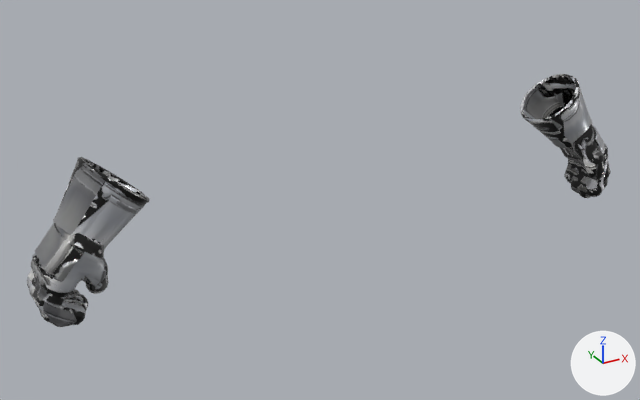
Renders of the glTF model game/assets/armor/templar_crusader_hands_male.gltf from each side of a commit.
Rendered twice from a 50 mm camera at (-0.925, -1.496, 1.748) aimed at (-0.085, 0.032, 0.984). Every picture has the same lights, and +X, +Y and +Z are marked at lower right. The first picture is the older version. Vertices at exactly the same position are counted once.

Names of what the first picture shows: 'templar_crusader_hands_male'.
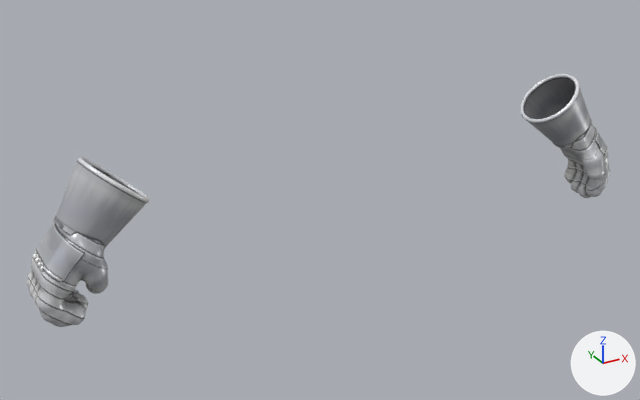
Boxes [x1, y1, x2, y2] around the edits, measured in the pictures (640 x 400 px; the box of a moved part takes in the faces that stretch with it):
```json
{"part": 1, "of": "me_gauntlet_l", "change": "moved or reshaped", "before": [31, 158, 91, 327], "after": [31, 158, 91, 327]}
{"part": 2, "of": "me_gauntlet_l", "change": "moved or reshaped", "before": [559, 89, 607, 185], "after": [559, 89, 607, 185]}
{"part": 3, "of": "me_gauntlet_l", "change": "surface changed", "before": [27, 74, 611, 327], "after": [27, 74, 611, 327]}
```

Edits to the scene script, one JSON object a line:
```json
{"block": "me_gauntlet_l", "where": "# used by ob_templar_crusader_hands_male; location = (0.0, 0.0, 0.0)"}
{"op": "remove", "block": "me_gauntlet_l", "code": "me_gauntlet_l.from_pydata(...)  # 3976 vertices, 7997 faces; spans x -0.703..0.705, y -0.096..0.092, z 0.846..1.174"}
{"op": "add", "block": "me_gauntlet_l", "code": "me_gauntlet_l.from_pydata(...)  # 3967 vertices, 7994 faces; spans x -0.703..0.705, y -0.096..0.092, z 0.846..1.174"}
{"block": "me_gauntlet_l", "change": "me_gauntlet_l part 1: 38 vertices moved from x -0.698..-0.582, y -0.055..0.067, z 0.878..1.166 to x -0.698..-0.582, y -0.055..0.067, z 0.878..1.165; 137 vertices removed from x -0.692..-0.529, y -0.053..0.075, z 0.881..1.168; 137 vertices added at x -0.692..-0.565, y -0.052..0.076, z 0.881..1.168"}
{"block": "me_gauntlet_l", "change": "me_gauntlet_l part 2: 18 vertices moved from x 0.575..0.687, y -0.047..0.066, z 0.889..1.059 to x 0.575..0.687, y -0.046..0.066, z 0.889..1.06; 91 vertices removed from x 0.554..0.689, y -0.053..0.075, z 0.86..1.147; 91 vertices added at x 0.55..0.69, y -0.054..0.075, z 0.858..1.15"}
{"block": "me_gauntlet_l", "change": "me_gauntlet_l part 3: 6996 kept faces spanning x -0.703..0.705, y -0.096..0.092, z 0.846..1.174 get new texture (UV) coordinates"}
{"block": "me_gauntlet_l", "change": "other edits to the shape of me_gauntlet_l do not show in these pictures"}
```
